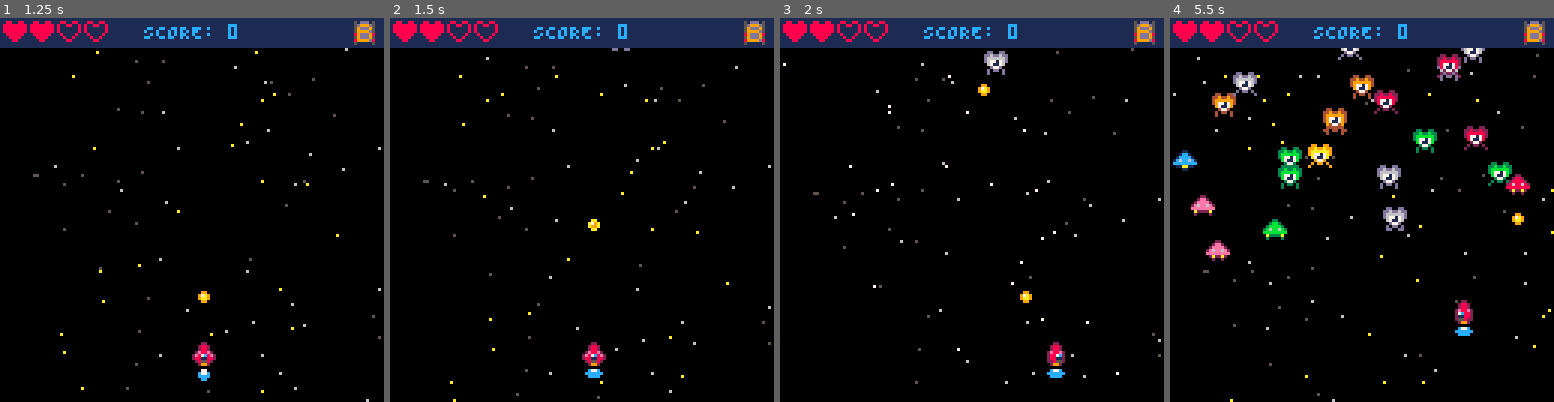
Above: before the commit, frames 1-4 (left to right).
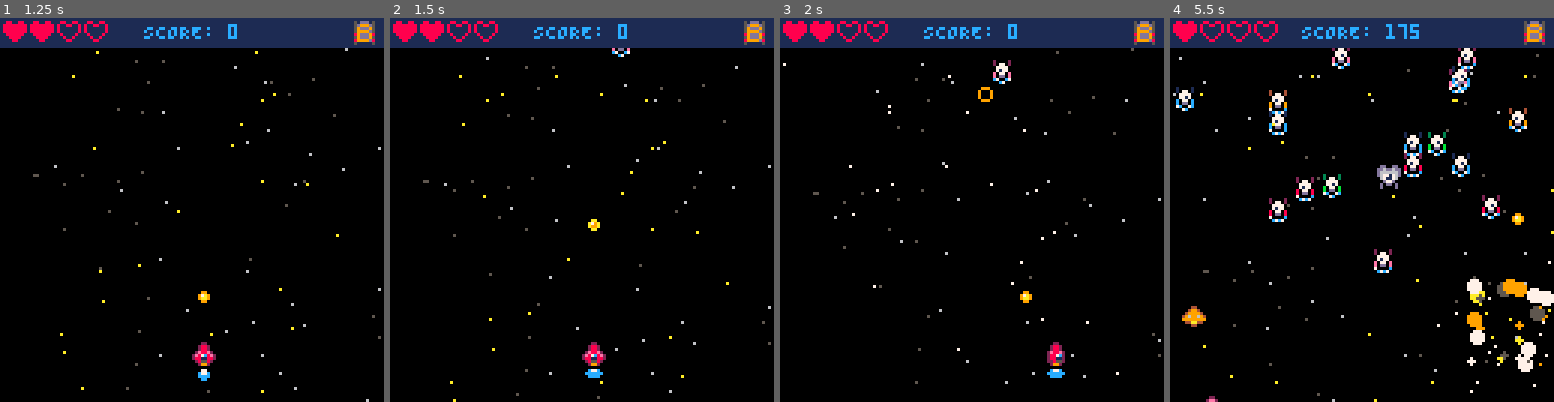
Above: after the commit, the same moments.

Repository: ProfSFrink/pico-8_shump_tutorial
Game: PICO-8 cartridge shump.p8
The game is run twice, just before and just after one commit, with the same random seed, the same clock (stepped at 60 frames per second) and the same inputs.
Inputs:
- Up to frame 1 (1.25 s): tap X (X key) at 0.33, 1.07 s; tap O (Z key) at 0.7 s
- Up to frame 2 (1.5 s): no input
- Up to frame 3 (2 s): hold Right from 1.6 s (still down); tap O (Z key) at 1.7 s; tap X (X key) at 1.85 s
- Up to frame 4 (5.5 s): release Right at 2.1 s; tap O (Z key) every 0.4 s from 2.1 to 5.3 s; hold Up 2.15-2.42 s; hold Right 2.47-3.03 s; tap X (X key) at 2.97, 4.08, 5.2 s; hold Left 3.08-3.58 s; hold Down 3.63-3.97 s; hold Right 4.02-4.68 s; hold Up 4.73-5.03 s; hold Left from 5.08 s (still down)

Frame 1 is identical in both runs. In frame 2, less than 0.1% of the frame differs, in the area x 57-63%, y 7-11%; in frame 3, 0.5%; in frame 4, 10%, in the area x 0-100%, y 1-100%.

Commit message:
- (feat) add new eyeball enemy type.
- (chore) adjusted hp of enemies.

Diff:
--- a/components/enemy.lua
+++ b/components/enemy.lua
@@ -27,10 +27,10 @@
         flFram = 52,
         animDelay = 3,
         spd = 0.5,
-        hp = 3,
+        hp = 2,
         points = 100,
         upFunc = function(_ENV)
-            x = x + cos(y / 16) * 0.5
+            x = x + cos(y / 16) * spd
         end
     },
     ufo = {
@@ -47,10 +47,30 @@
         flFram = 36,
         animDelay = 3,
         spd = 0.75,
-        hp = 5,
+        hp = 4,
+        points = 175,
+        upFunc = function(_ENV)
+            y += spd
+        end
+    },
+    eyeball = {
+        name = "eyeball",
+        cols = {
+            { c1 = 8, c2 = 2 }, -- Red.
+            { c1 = 9, c2 = 4 }, -- Brown.
+            { c1 = 11, c2 = 3 }, -- Green.
+            { c1 = 12, c2 = 1 }, -- Blue.
+            { c1 = 14, c2 = 2 } -- Pink.
+        },
+        strtFram = 37,
+        endFram = 40,
+        flFram = 41,
+        animDelay = 3,
+        spd = 0.6,
+        hp = 3,
         points = 150,
         upFunc = function(_ENV)
-            x = x + cos(y / 16) * 0.75
+            x = x + cos(y / 16) * spd
         end
     }
 }
@@ -197,6 +217,10 @@
         def = eTypes.ufo
     end
 
+    if enemy.name == eTypes.eyeball.name then
+        def = eTypes.eyeball
+    end
+
     add(
         enemies, newEnemy(def, x)
     )
--- a/states/game.lua
+++ b/states/game.lua
@@ -107,7 +107,7 @@
 		-- 	proT = proCfg.rof
 		-- end
 
-		spawnEnemy(eTypes.alien, ranInt(0, 120))
+		spawnEnemy(eTypes.eyeball, ranInt(0, 120))
 	end
 
 	-- Fire bullet if X pressed.
Not shown, changed: 24 lines of the sprite sheet (__gfx__) section of shump.p8
